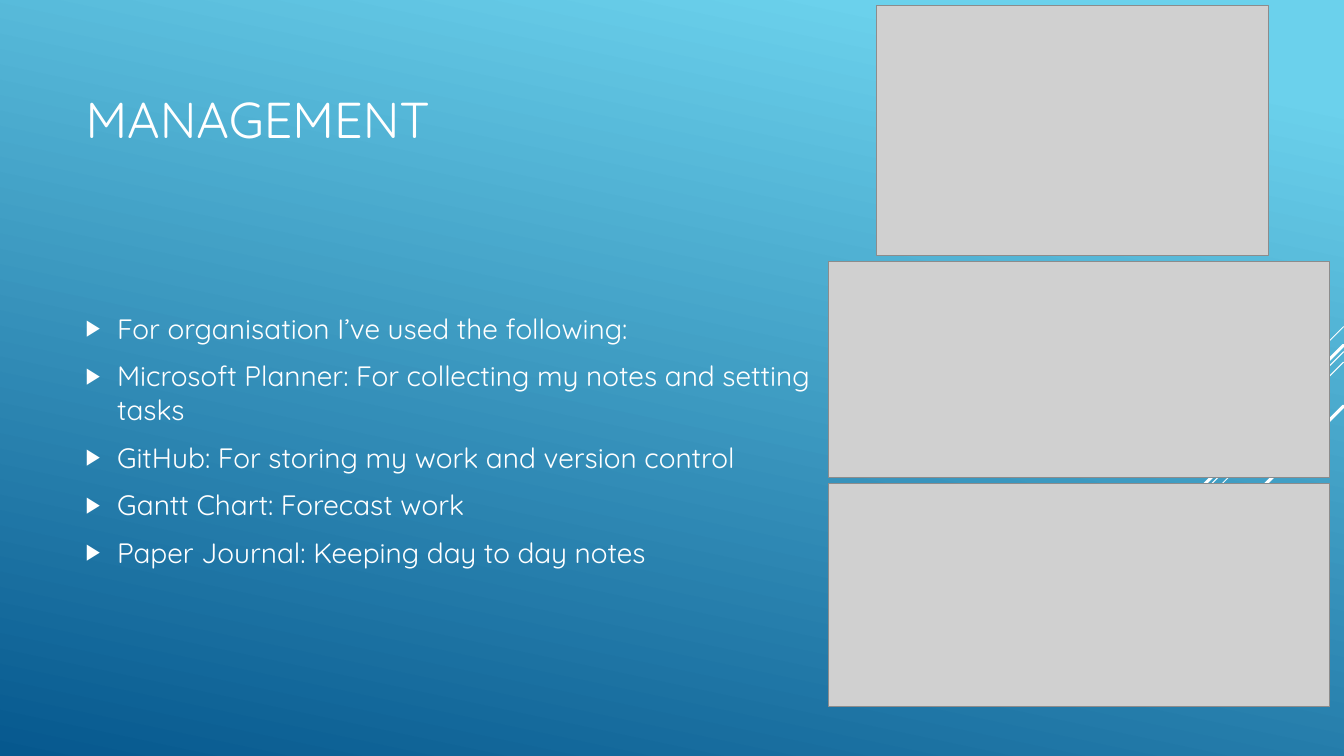
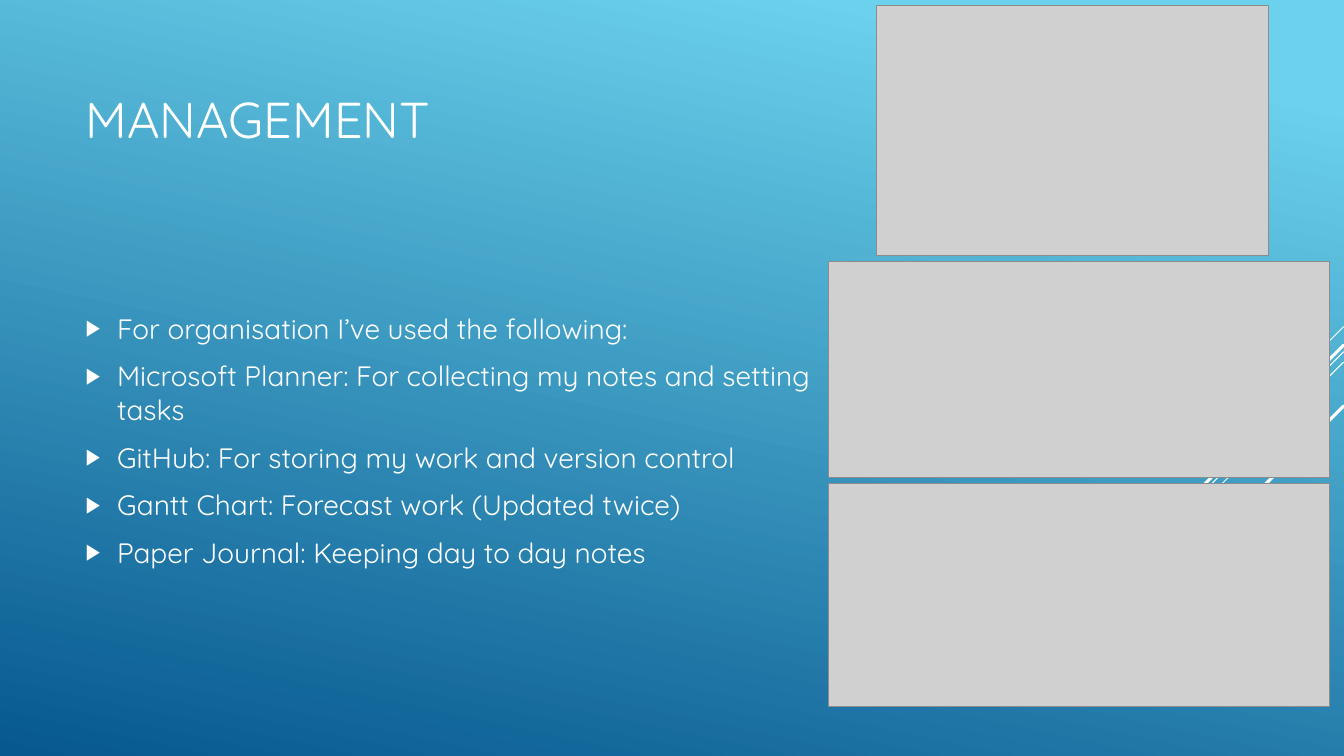
Before and after one commit to bwickenden/PROJ325, a slide deck: slide 7 of Final Docs/Haptic Feedback with nitinol Final.pptx. Drawn at 1344x756 pixels with LibreOffice and Linux fonts; fonts in the diff are those of the drawing; grey boxes stand for pictures. Boxes give left, top, right and bottom in pixels: in the first picture for what was removed or moved away, otherwise in the second. Text is boxed around its words. In the diff, an @@ line names an element or a change of style, - is before the commit and + after.

```diff
--- a/Final Docs/Haptic Feedback with nitinol Final.pptx
+++ b/Final Docs/Haptic Feedback with nitinol Final.pptx
@@ text at box(117, 494, 680, 521): text changed @@
-▶ Gantt Chart: Forecast work
+▶ Gantt Chart: Forecast work (Updated twice)
```
Also in this commit, not shown: 2 other slides changed, 1 slide added.
